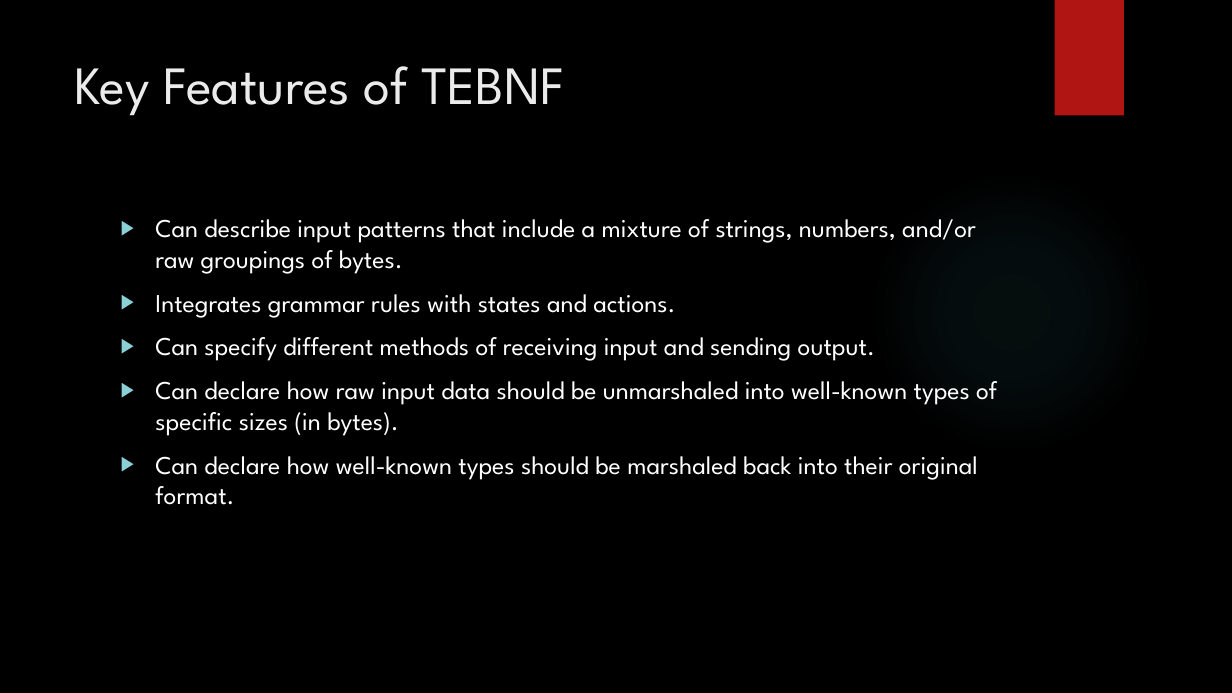
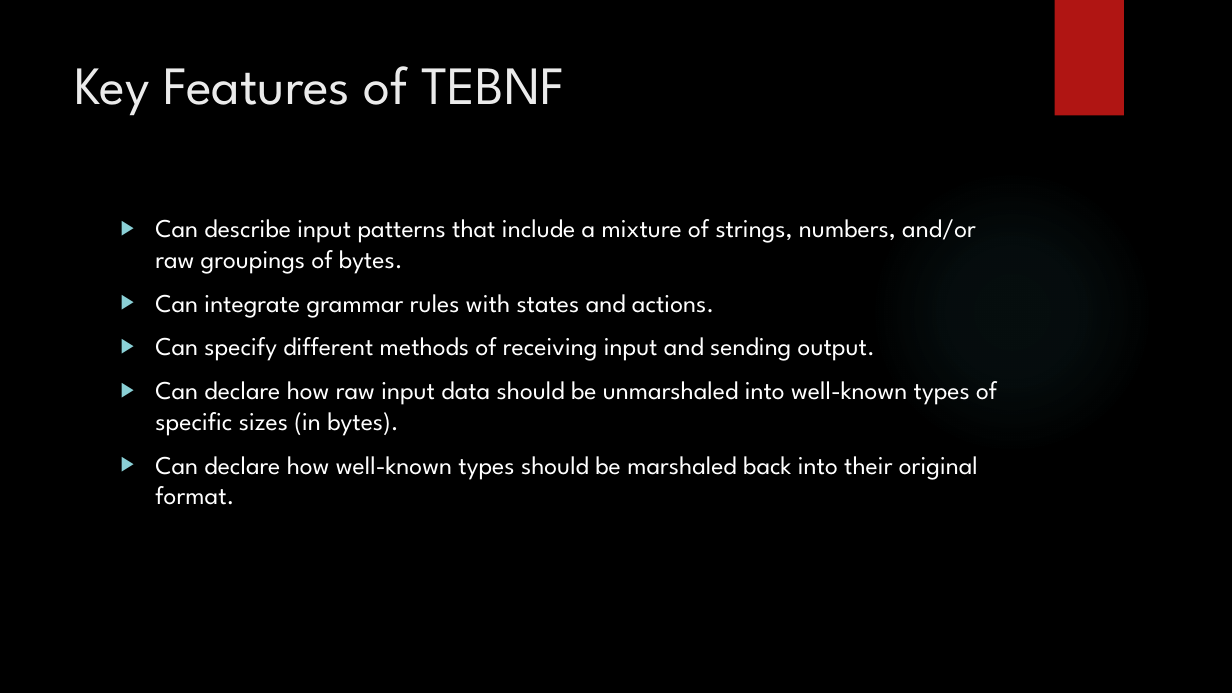
Before and after one commit to JasonGYoung/ProjectReport, a slide deck: slide 5 of DefensePresentation.pptx. Drawn at 1232x693 pixels with LibreOffice and Linux fonts; fonts in the diff are those of the drawing; background and template pictures are left out. Boxes give left, top, right and bottom in pixels: in the first picture for what was removed or moved away, otherwise in the second. Text is boxed around its words. In the diff, an @@ line names an element or a change of style, - is before the commit and + after.

```diff
--- a/DefensePresentation.pptx
+++ b/DefensePresentation.pptx
@@ text at (155,294,714,318): text changed @@
-▶ Integrates grammar rules with states and actions.
+▶ Can integrate grammar rules with states and actions.
```
Also in this commit, not shown: 12 other slides changed, 2 slides added, 2 slides removed.
